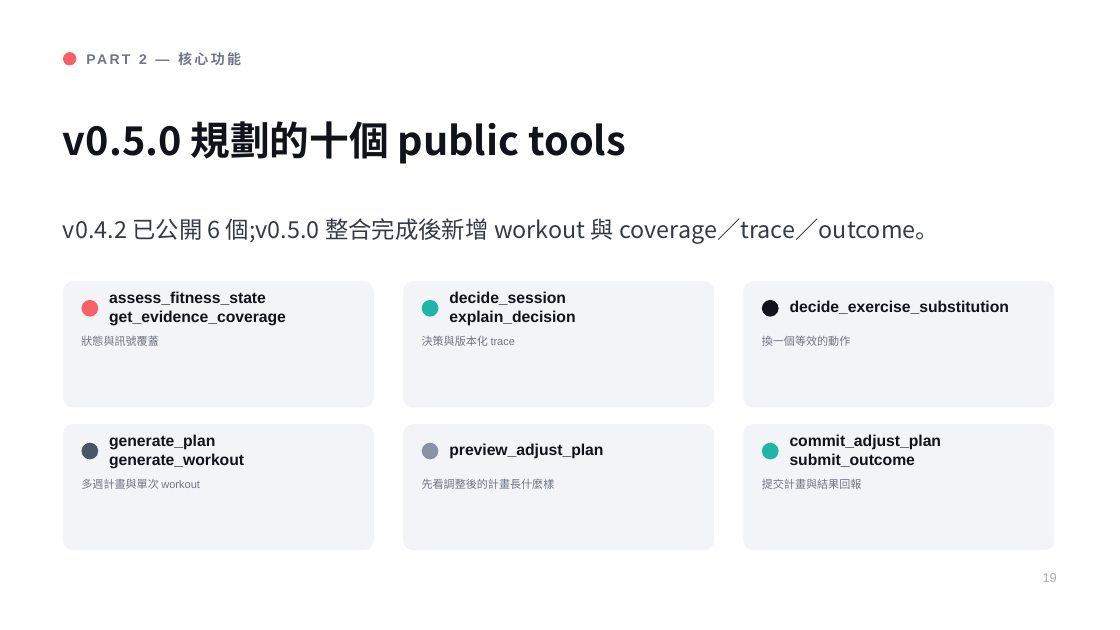
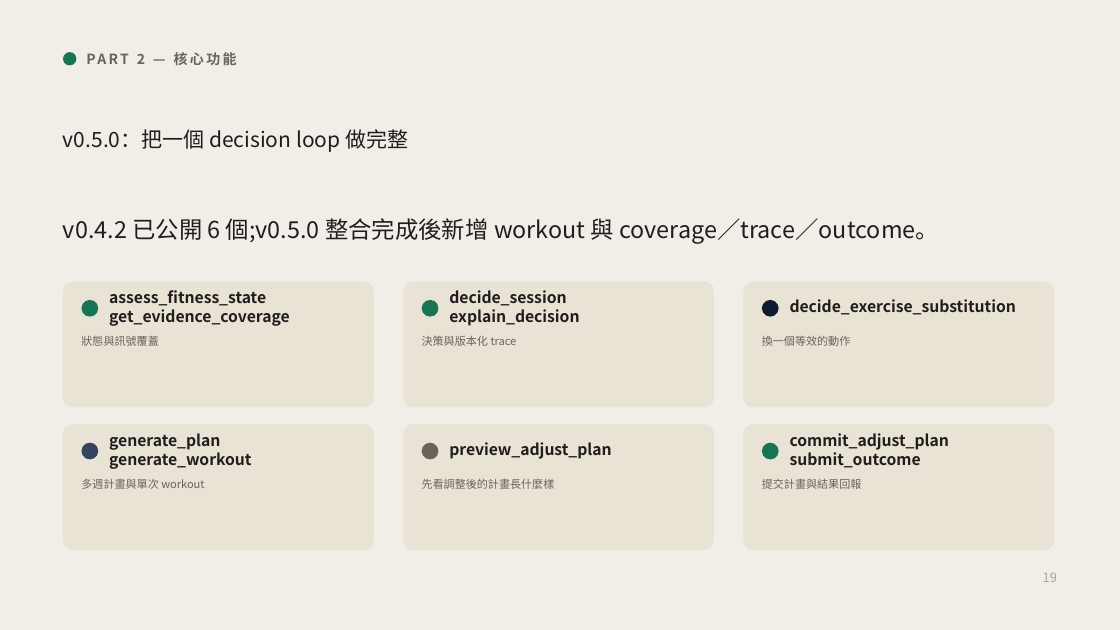
Before and after one commit to henryyeh182/evidra, a slide deck: slide 19 of docs/Fitness-MCP-Product-Vision.pptx. Drawn at 1120x630 pixels with LibreOffice and Linux fonts; fonts in the diff are those of the drawing. Boxes give left, top, right and bottom in pixels: in the first picture for what was removed or moved away, otherwise in the second. Text is boxed around its words. In the diff, an @@ line names an element or a change of style, - is before the commit and + after.

```diff
--- a/docs/Fitness-MCP-Product-Vision.pptx
+++ b/docs/Fitness-MCP-Product-Vision.pptx
@@ background #FFFFFF to #F0EEE6 @@
@@ ellipse at bbox=[63, 52, 76, 66]: fill #F96167 to #157554 @@
@@ text at bbox=[63, 129, 408, 152]: text changed; size 34 to 18 pt; font Noto Sans CJK TC to Noto Sans CJK SC; text colour #10131A to #1F1E1D; bold off @@
-v0.5.0 規劃的十個 public tools
+v0.5.0：把一個 decision loop 做完整
@@ text "v0.4.2 已公開 6 個;v0.5.0 整合完成後新增 ..." at bbox=[63, 218, 939, 244]: font Noto Sans CJK TC to Noto Sans CJK SC, text colour #353A46 to #1F1E1D @@
@@ ellipse at bbox=[82, 300, 98, 317]: fill #F96167 to #157554 @@
@@ ellipse at bbox=[422, 300, 439, 317]: fill #1FB6A6 to #157554 @@
@@ ellipse at bbox=[762, 300, 779, 317]: fill #10131A to #111B30 @@
@@ ellipse at bbox=[82, 443, 98, 460]: fill #4A5568 to #34445E @@
@@ ellipse at bbox=[422, 443, 439, 460]: fill #8A93A6 to #68645C @@
@@ fill #F3F4F7 to #E9E3D6 in 6 elements at bbox=[63, 281, 374, 408], bbox=[403, 281, 714, 408], bbox=[744, 281, 1054, 408], bbox=[63, 424, 374, 550], bbox=[403, 424, 714, 550], bbox=[744, 424, 1054, 550] @@
@@ ellipse at bbox=[762, 443, 779, 460]: fill #1FB6A6 to #157554 @@
@@ font Arial to Noto Sans CJK SC, text colour #10131A to #1F1E1D in 6 elements at bbox=[109, 290, 290, 326], bbox=[449, 290, 579, 326], bbox=[790, 299, 1016, 315], bbox=[109, 433, 251, 469], bbox=[449, 442, 611, 459], bbox=[790, 433, 949, 468] @@
@@ font Arial to Noto Sans CJK SC, text colour #6E7687 to #68645C in 7 elements at bbox=[137, 52, 237, 65], bbox=[81, 336, 158, 346], bbox=[422, 336, 517, 346], bbox=[762, 336, 850, 346], bbox=[81, 479, 204, 489], bbox=[422, 479, 555, 489], bbox=[762, 479, 862, 489] @@
@@ text "19" at bbox=[1043, 573, 1057, 582]: font Arial to Noto Sans CJK SC, text colour #A8AEBC to #9DA89F @@
```
Also in this commit, not shown: 31 other slides changed, 1 other file.
